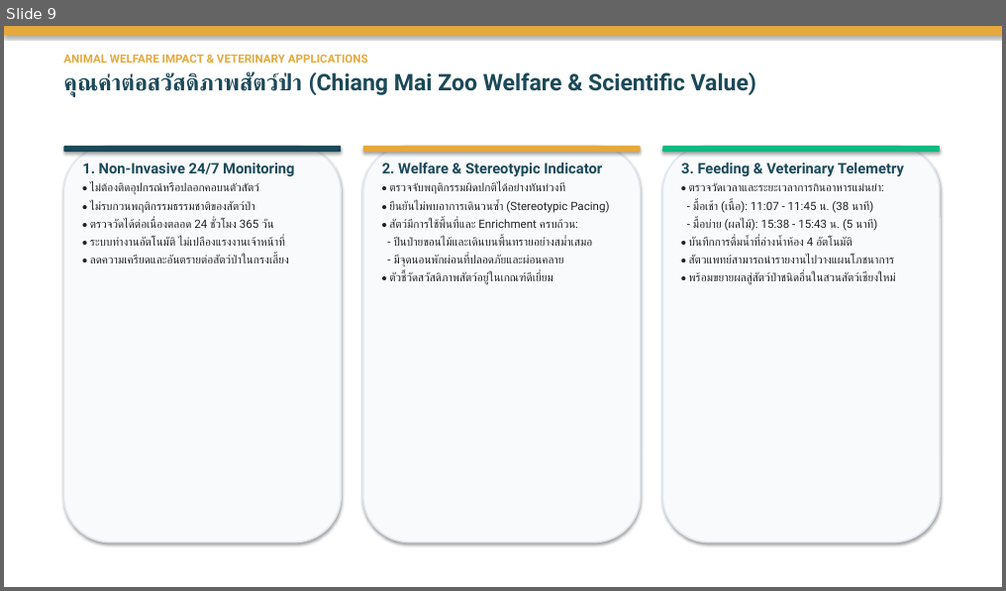
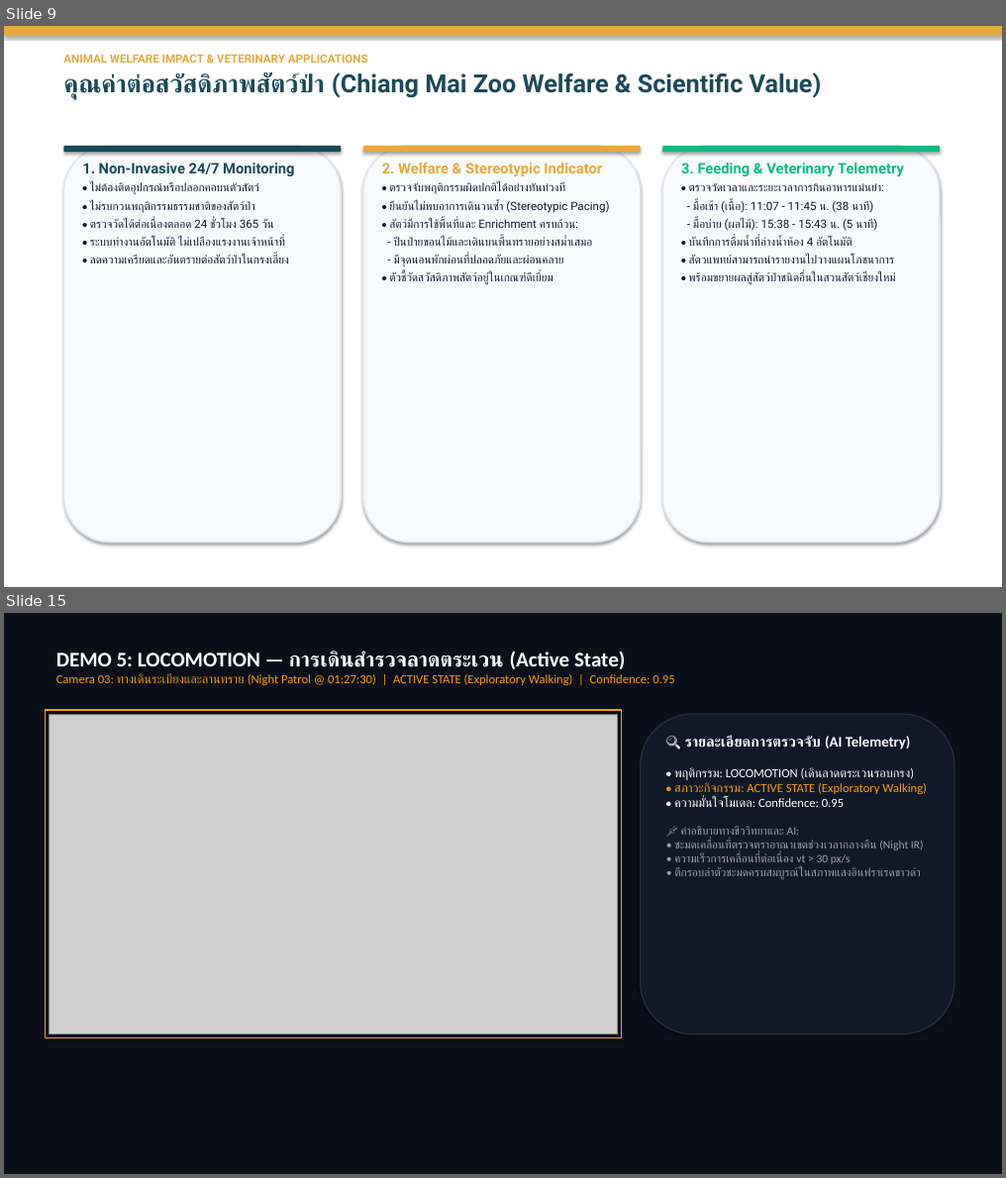
Before and after one commit to Kokokua/Project-CMZ, a slide deck: finish/Image_Processing_Presentation_Phase2_Final.pptx. Shown one above the other, each under a label of ours: slide 9 before the commit, slides 9 and 15 after it; the slides between them are not shown. The pictures are 1006x591 and 1006x1178 pixels, drawn with LibreOffice and Linux fonts; fonts in the diff are those of the drawing; grey boxes stand for pictures. Boxes give left, top, right and bottom in pixels: in the first picture for what was removed or moved away, otherwise in the second. Text is boxed around its words. In the diff, an @@ line names an element or a change of style, - is before the commit and + after.

Commit message:
Update PowerPoint presentation: correct enclosure layout (Cam 1-4) and embed native clean demo videos into slides 11-15

```diff
--- a/finish/Image_Processing_Presentation_Phase2_Final.pptx
+++ b/finish/Image_Processing_Presentation_Phase2_Final.pptx
@@ slide 15 added at box(4, 613, 1002, 1174), background #FFFFFF @@
@@ rectangle added at box(4, 613, 1002, 1174), fill #0B0F19, outline #0B0F19 0.75 pt @@
@@ text added at box(56, 651, 674, 685), 12 pt, text #F59E0B @@
+DEMO 5: LOCOMOTION — การเดินสำรวจลาดตระเวน (Active State)
+Camera 03: ทางเดินระเบียงและลานทราย (Night Patrol @ 01:27:30) | ACTIVE STATE (Exploratory Walking) | Confidence: 0.95
@@ rectangle added at box(46, 710, 622, 1039), outline #F59E0B 1.5 pt @@
@@ picture added at box(49, 714, 618, 1035) @@
@@ rounded rectangle added at box(641, 714, 954, 1035), fill #111827, outline #283246 1 pt @@
@@ text added at box(674, 735, 927, 880), 11 pt, text #9CA3AF @@
+🔍 รายละเอียดการตรวจจับ (AI Telemetry)
+• พฤติกรรม: LOCOMOTION (เดินลาดตระเวนรอบกรง)
+• สภาวะกิจกรรม: ACTIVE STATE (Exploratory Walking)
+• ความมั่นใจโมเดล: Confidence: 0.95
+📌 คำอธิบายทางชีววิทยาและ AI:
+• ชะมดเคลื่อนที่ตรวจตราอาณาเขตช่วงเวลากลางคืน (Night IR)
+• ความเร็วการเคลื่อนที่ต่อเนื่อง vt > 30 px/s
+• ตีกรอบลำตัวชะมดครบสมบูรณ์ในสภาพแสงอินฟราเรดขาวดำ
@@ slide 9 changed as well @@
@@ text at box(63, 73, 822, 99): size 22 to 24 pt in "คุณค่าต่อสวัสดิภาพสัตว์ป่า (Chiang Mai Zoo Welfare & Scienti ..." @@
@@ text "2. Welfare & Stereotypic Indicator" at box(382, 163, 609, 285): text colour #1B4958 to #E5A93C in "2. Welfare & Stereotypic Indicator"; text colour #222222 to #0F172A in "• ตรวจจับพฤติกรรมผิดปกติได้อย่างทันท่วงที", "• ยืนยันไม่พบอาการเดินวนซ้ำ (Stereotypic Pacing)", "• สัตว์มีการใช้พื้นที่และ Enrichment ครบถ้วน:", "- ปีนป่ายขอนไม้และเดินบนพื้นทรายอย่างสม่ำเสมอ" and 2 more places @@
@@ text "3. Feeding & Veterinary Telemetry" at box(681, 163, 904, 285): text colour #1B4958 to #10B981 in "3. Feeding & Veterinary Telemetry"; text colour #222222 to #0F172A in "• ตรวจวัดเวลาและระยะเวลาการกินอาหารแม่นยำ:", "- มื้อเช้า (เนื้อ): 11:07 - 11:45 น. ...", "- มื้อบ่าย (ผลไม้): 15:38 - 15:43 น. ...", "• บันทึกการดื่มน้ำที่อ่างน้ำห้อง 4 อัตโนมัติ" and 2 more places @@
@@ text at box(90, 183, 289, 264): text colour #222222 to #0F172A in "• ไม่ต้องติดอุปกรณ์หรือปลอกคอบนตัวสัตว์", "• ไม่รบกวนพฤติกรรมธรรมชาติของสัตว์ป่า", "• ตรวจวัดได้ต่อเนื่องตลอด 24 ชั่วโมง 365 วัน", "• ระบบทำงานอัตโนมัติ ไม่เปลืองแรงงานเจ้าหน้าที่" and 1 more places @@
```
Also in this commit, not shown: 9 other slides changed, 4 other slides added.
